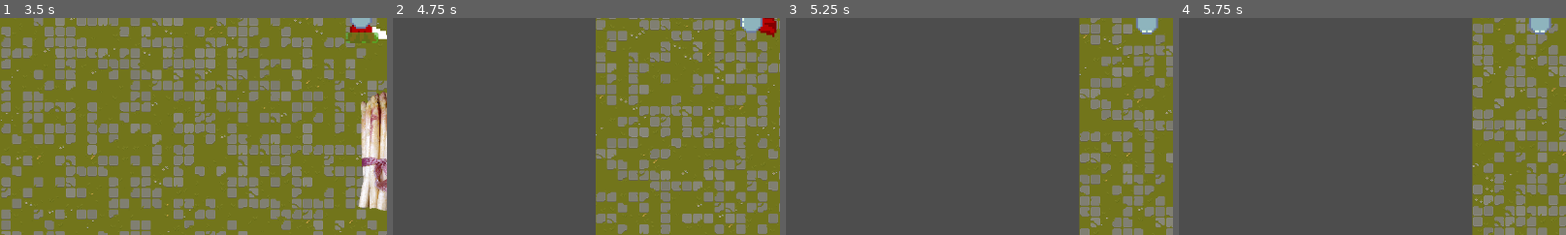
Above: before the commit, frames 1-4 (left to right).
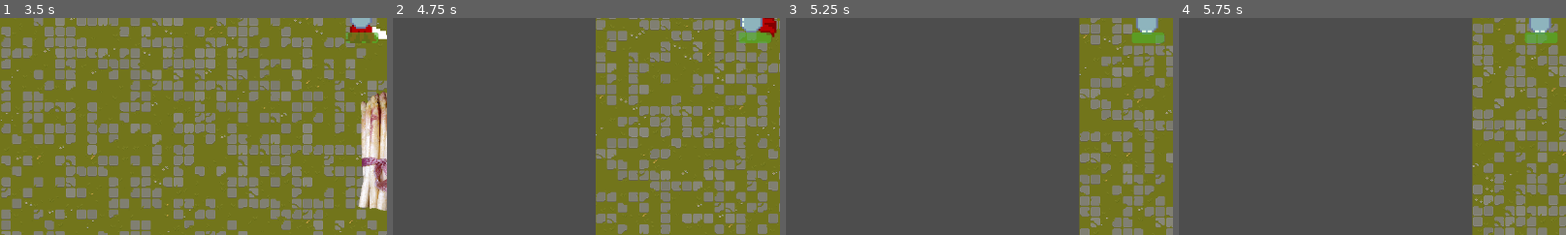
Above: after the commit, the same moments.

Repository: Gurke231/Animationen
Game: Godot game, scene res://Map.tscn
Same seed, same stepped clock (60 frames per second), same inputs: the game is played once before the commit and once after it.
Inputs (mouse positions are % of the whole screen's width and height, from its top left):
- Up to frame 1 (3.5 s): move the mouse to (72, 45) at 0.52 s; press the mouse at (72, 45) at 0.53 s; hold D (right) 0.53-1.28 s; move the mouse to (30, 55) at 1.27 s; release the mouse at (30, 55) at 1.28 s; hold S (down) 1.28-2.03 s; click (30, 55) at 1.35 s; move the mouse to (60, 28) at 2.02 s; press the mouse at (60, 28) at 2.03 s; hold D (right) 2.03-2.78 s; move the mouse to (45, 70) at 2.77 s; release the mouse at (45, 70) at 2.78 s; hold W (up) from 2.78 s (still down); click (45, 70) at 2.85 s
- Up to frame 2 (4.75 s): move the mouse to (80, 65) at 3.52 s; release W (up) at 3.53 s; press the mouse at (80, 65) at 3.53 s; hold A (left) from 3.53 s (still down); move the mouse to (20, 35) at 4.27 s; release the mouse at (20, 35) at 4.28 s; click (20, 35) at 4.35 s
- Up to frame 3 (5.25 s): move the mouse to (55, 50) at 5.02 s; release A (left) at 5.03 s; press the mouse at (55, 50) at 5.03 s; hold S (down) from 5.03 s (still down)
- Up to frame 4 (5.75 s): keep holding S (down)
The pictures show only the part of the screen within x 3-53%, y 50-100%; the shares and areas given below are measured in that part.

Frame 1 is identical in both runs. In frame 2, 0.4% of the frame differs, in the area x 89-98%, y 6-12%; in frame 3, 0.4%; in frame 4, 0.4%.

Commit message:
Schaden nehmen funktioniert wieder

Diff:
--- a/Pixelsalat in the Dark/player.tscn
+++ b/Pixelsalat in the Dark/player.tscn
@@ -13,8 +13,8 @@
 height = 64.0
 
 [sub_resource type="CapsuleShape2D" id="CapsuleShape2D_wvn8q"]
-radius = 18.0
-height = 64.0
+radius = 28.0
+height = 86.0
 
 [sub_resource type="Animation" id="Animation_dw050"]
 resource_name = "Attack_Down"
